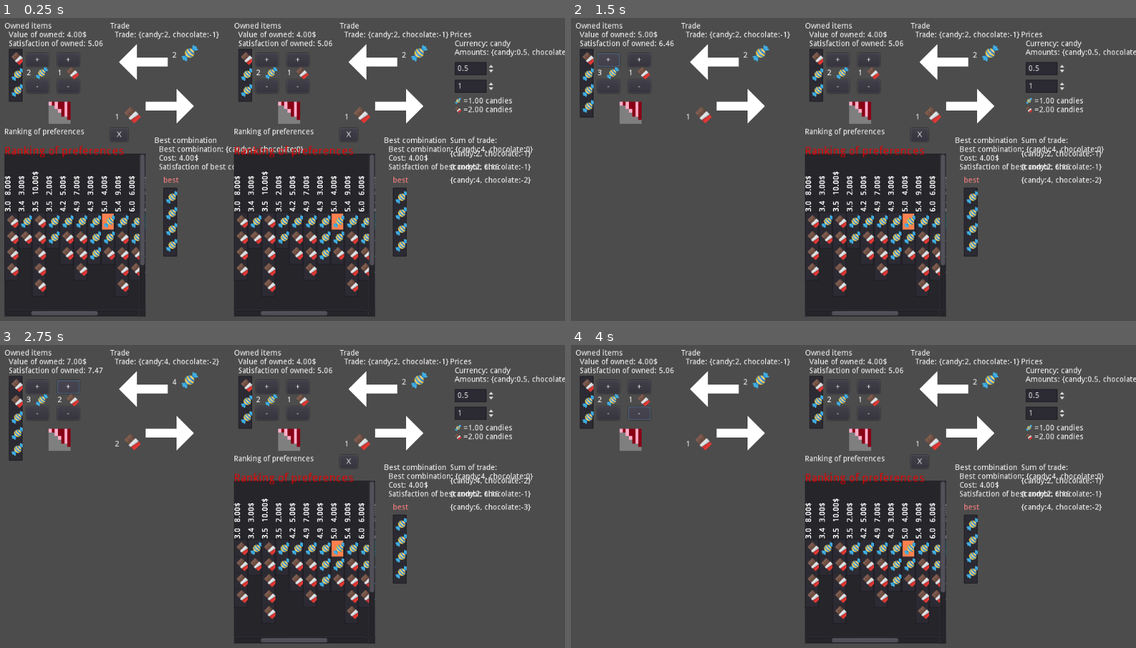
Above: before the commit, frames 1-4 (two rows, left to right).
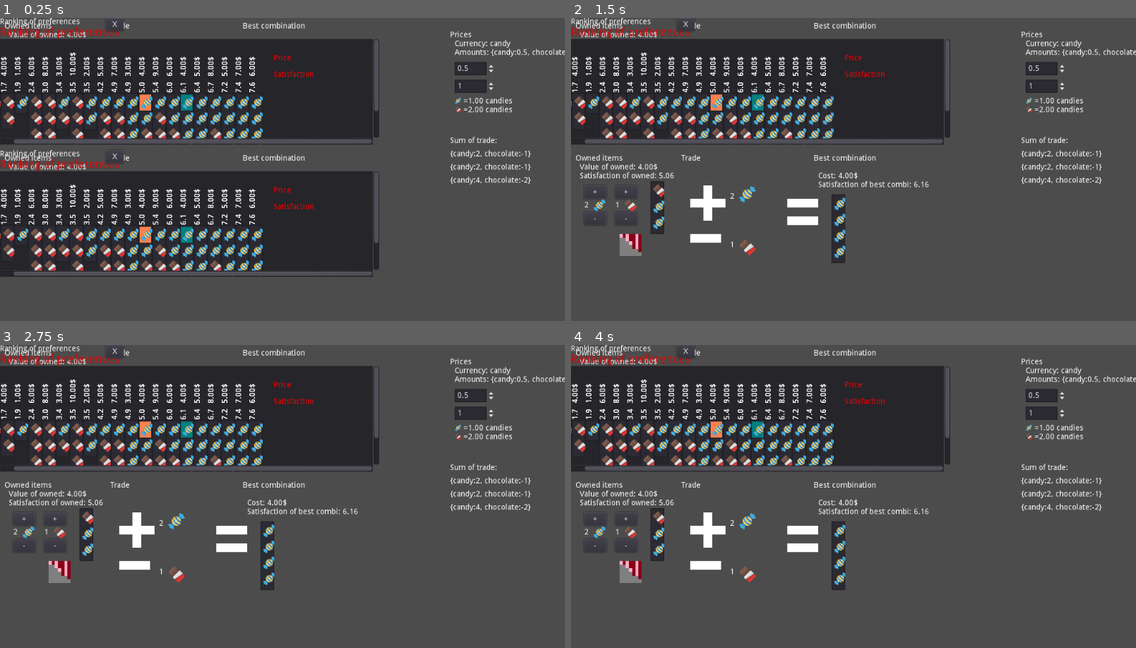
Above: after the commit, the same moments.

Repository: carlostgit/Prices
Game: Godot game, scene res://MainScene.tscn
The game is run twice, just before and just after one commit, with the same random seed, the same clock (stepped at 60 frames per second) and the same inputs. The engine's default icon, where the game draws it, is replaced by a stand-in: a white triangle on a blue panel in a dark square.
Inputs:
- Up to frame 1 (0.25 s): no input
- Up to frame 2 (1.5 s): click "X" at 0.5 s; click "+" at 1.25 s
- Up to frame 3 (2.75 s): click "+" at 2 s
- Up to frame 4 (4 s): click "-" at 2.75 s; click "-" at 3.5 s

The runs differ from the first frame. In frame 1, 46% of the frame differs, in the area x 0-95%, y 0-99%; in frame 2, 38%; in frame 3, 38%; in frame 4, 38%.

Commit message:
Reordeno las Person Scene, y la posición y forma del RankingOfPreferences y del BestCombination

Diff:
--- a/CombinationItemList.tscn
+++ b/CombinationItemList.tscn
@@ -6,15 +6,15 @@
 script = ExtResource( 1 )
 
 [node name="ScrollContainer" type="ScrollContainer" parent="."]
-margin_right = 256.0
-margin_bottom = 296.0
+margin_right = 688.0
+margin_bottom = 192.0
 mouse_filter = 1
 __meta__ = {
 "_edit_use_anchors_": false
 }
 
 [node name="Panel" type="Panel" parent="ScrollContainer"]
-margin_right = 500.0
-margin_bottom = 400.0
-rect_min_size = Vector2( 500, 400 )
+margin_right = 700.0
+margin_bottom = 250.0
+rect_min_size = Vector2( 700, 250 )
 mouse_filter = 1
--- a/MainScene.tscn
+++ b/MainScene.tscn
@@ -11,7 +11,7 @@
 [node name="PersonScene1" parent="." instance=ExtResource( 1 )]
 
 [node name="PersonScene2" parent="." instance=ExtResource( 1 )]
-position = Vector2( 416, 0 )
+position = Vector2( 0, 240 )
 
 [node name="PricesInfo" parent="." instance=ExtResource( 2 )]
 margin_left = 816.0
--- a/PersonScene.gd
+++ b/PersonScene.gd
@@ -159,7 +159,7 @@
 	var value_of_best_combi:float = Prices.calculate_combination_price(best_combination)
 	$BestCombination/LabelCost.set_text("Cost: "+ String(value_of_best_combi).pad_decimals(2)+"$")
 
-	$BestCombination/CombinationItem.init_with_combidict(best_combidict,"best",[])
+	$BestCombination/CombinationItem.init_with_combidict(best_combidict,"",[])
 
 func update_trade()->void:
 	var trade_combidict:Dictionary = _trade_calculator.calculate_trade_for_combidict(_owned_items_dict)
@@ -328,19 +328,15 @@
 
 func _on_ShowInfoRanking_pressed():
 	if false==$RankingOfPreferences.is_visible():
-		$BestCombination.show()
 		$RankingOfPreferences.show()
-		$OwnedItems.hide()
-	else:
-		$BestCombination.hide()
+	else:
 		$RankingOfPreferences.hide()
 		$OwnedItems.show()
 
+
 func _on_Button_pressed():
-	$BestCombination.hide()
 	$RankingOfPreferences.hide()
 	$OwnedItems.show()
-
 
 func _on_OwnedItems_signal_owned_candy_changed(num):
 	_owned_items_dict["candy"] = float(num)
--- a/PersonScene.tscn
+++ b/PersonScene.tscn
@@ -13,15 +13,28 @@
 script = ExtResource( 1 )
 
 [node name="BestCombination" type="Control" parent="."]
-margin_left = 280.0
-margin_top = 216.0
-margin_right = 464.0
-margin_bottom = 408.0
-__meta__ = {
-"_edit_use_anchors_": false
-}
+margin_left = 392.0
+margin_top = 8.0
+margin_right = 576.0
+margin_bottom = 200.0
+__meta__ = {
+"_edit_use_anchors_": false
+}
+
+[node name="Polygon2DSelling2" type="Polygon2D" parent="BestCombination"]
+position = Vector2( 80, 80 )
+rotation = 3.14159
+scale = Vector2( 1, -1 )
+polygon = PoolVector2Array( 24, 0, 24, 16, 40, 16, 64, 16, 80, 16, 80, 8, 80, 0, 64, 0, 40, 0 )
+
+[node name="Polygon2DSelling3" type="Polygon2D" parent="BestCombination"]
+position = Vector2( 80, 112 )
+rotation = 3.14159
+scale = Vector2( 1, -1 )
+polygon = PoolVector2Array( 24, 0, 24, 16, 40, 16, 64, 16, 80, 16, 80, 8, 80, 0, 64, 0, 40, 0 )
 
 [node name="LabelBestCombination" type="Label" parent="BestCombination"]
+visible = false
 margin_left = 8.0
 margin_top = 16.0
 margin_right = 160.0
@@ -32,9 +45,9 @@
 }
 
 [node name="LabelSatisfaction" type="Label" parent="BestCombination"]
-margin_left = 8.0
+margin_left = 56.0
 margin_top = 48.0
-margin_right = 120.0
+margin_right = 168.0
 margin_bottom = 64.0
 text = "LabelSatisfaction"
 __meta__ = {
@@ -42,9 +55,9 @@
 }
 
 [node name="LabelCost" type="Label" parent="BestCombination"]
-margin_left = 8.0
+margin_left = 56.0
 margin_top = 32.0
-margin_right = 80.0
+margin_right = 128.0
 margin_bottom = 48.0
 text = "LabelCost"
 __meta__ = {
@@ -52,7 +65,8 @@
 }
 
 [node name="LabelTitle" type="Label" parent="BestCombination"]
-margin_right = 120.0
+margin_left = 48.0
+margin_right = 168.0
 margin_bottom = 16.0
 text = "Best combination"
 __meta__ = {
@@ -60,15 +74,15 @@
 }
 
 [node name="CombinationItem" parent="BestCombination" instance=ExtResource( 3 )]
-margin_left = 16.0
+margin_left = 80.0
 margin_top = 72.0
-margin_right = 64.0
-margin_bottom = 224.0
+margin_right = 128.0
+margin_bottom = 184.0
 
 [node name="Trade" type="Control" parent="."]
 margin_left = 192.0
 margin_top = 8.0
-margin_right = 368.0
+margin_right = 344.0
 margin_bottom = 192.0
 script = ExtResource( 7 )
 __meta__ = {
@@ -76,6 +90,7 @@
 }
 
 [node name="LabelTrade" type="Label" parent="Trade"]
+visible = false
 margin_left = 16.0
 margin_top = 16.0
 margin_right = 88.0
@@ -95,94 +110,227 @@
 }
 
 [node name="Polygon2DBuying" type="Polygon2D" parent="Trade"]
-position = Vector2( 32, 64 )
-polygon = PoolVector2Array( -8, 8, 24, 40, 24, 16, 80, 16, 80, 0, 24, 0, 24, -24 )
+position = Vector2( 24, 80 )
+polygon = PoolVector2Array( 24, -24, 24, 0, 0, 0, 0, 16, 24, 16, 24, 40, 40, 40, 40, 16, 64, 16, 64, 0, 40, 0, 40, -24 )
 
 [node name="Polygon2DSelling" type="Polygon2D" parent="Trade"]
-position = Vector2( 152, 144 )
+position = Vector2( 104, 144 )
 scale = Vector2( -1, 1 )
-polygon = PoolVector2Array( -8, 8, 24, 40, 24, 16, 80, 16, 80, 8, 80, 0, 24, 0, 24, -24 )
+polygon = PoolVector2Array( 24, 0, 24, 16, 40, 16, 64, 16, 80, 16, 80, 8, 80, 0, 64, 0, 40, 0 )
 
 [node name="chocolateBuying" type="Sprite" parent="Trade"]
-position = Vector2( 152, 96 )
+position = Vector2( 128, 104 )
 scale = Vector2( 0.5, 0.5 )
 texture = ExtResource( 5 )
 
 [node name="chocolateSelling" type="Sprite" parent="Trade"]
-position = Vector2( 48, 168 )
+position = Vector2( 128, 168 )
 scale = Vector2( 0.5, 0.5 )
 texture = ExtResource( 5 )
 
 [node name="candyBuying" type="Sprite" parent="Trade"]
-position = Vector2( 152, 56 )
+position = Vector2( 128, 72 )
 scale = Vector2( 0.5, 0.5 )
 texture = ExtResource( 6 )
 
 [node name="candySelling" type="Sprite" parent="Trade"]
-position = Vector2( 48, 136 )
+position = Vector2( 128, 136 )
 scale = Vector2( 0.5, 0.5 )
 texture = ExtResource( 6 )
 
 [node name="LabelCandyBuying" type="Label" parent="Trade"]
-margin_left = 112.0
+margin_left = 88.0
+margin_top = 64.0
+margin_right = 112.0
+margin_bottom = 88.0
+text = "0"
+align = 1
+valign = 1
+__meta__ = {
+"_edit_use_anchors_": false
+}
+
+[node name="LabelCandySelling" type="Label" parent="Trade"]
+margin_left = 88.0
+margin_top = 128.0
+margin_right = 112.0
+margin_bottom = 152.0
+text = "0"
+align = 1
+valign = 1
+__meta__ = {
+"_edit_use_anchors_": false
+}
+
+[node name="LabelChocolateBuying" type="Label" parent="Trade"]
+margin_left = 88.0
+margin_top = 88.0
+margin_right = 112.0
+margin_bottom = 112.0
+text = "0"
+align = 1
+valign = 1
+__meta__ = {
+"_edit_use_anchors_": false
+}
+
+[node name="LabelChocolateSelling" type="Label" parent="Trade"]
+margin_left = 88.0
+margin_top = 152.0
+margin_right = 112.0
+margin_bottom = 176.0
+text = "0"
+align = 1
+valign = 1
+__meta__ = {
+"_edit_use_anchors_": false
+}
+
+[node name="OwnedItems" type="Control" parent="."]
+margin_left = 8.0
+margin_top = 8.0
+margin_right = 192.0
+margin_bottom = 192.0
+mouse_filter = 1
+script = ExtResource( 8 )
+__meta__ = {
+"_edit_use_anchors_": false
+}
+
+[node name="LabelValueOfOwned" type="Label" parent="OwnedItems"]
+margin_left = 8.0
+margin_top = 16.0
+margin_right = 144.0
+margin_bottom = 32.0
+text = "LabelValueOfOwned"
+__meta__ = {
+"_edit_use_anchors_": false
+}
+
+[node name="LabelSatisfaction" type="Label" parent="OwnedItems"]
+margin_left = 8.0
+margin_top = 32.0
+margin_right = 120.0
+margin_bottom = 48.0
+text = "LabelSatisfaction"
+__meta__ = {
+"_edit_use_anchors_": false
+}
+
+[node name="LabelTitle" type="Label" parent="OwnedItems"]
+margin_right = 96.0
+margin_bottom = 16.0
+text = "Owned items"
+__meta__ = {
+"_edit_use_anchors_": false
+}
+
+[node name="CombinationItem" parent="OwnedItems" instance=ExtResource( 3 )]
+margin_left = 136.0
 margin_top = 48.0
-margin_right = 136.0
-margin_bottom = 72.0
-text = "0"
-align = 1
-valign = 1
-__meta__ = {
-"_edit_use_anchors_": false
-}
-
-[node name="LabelCandySelling" type="Label" parent="Trade"]
-margin_left = 8.0
-margin_top = 128.0
+margin_right = 184.0
+margin_bottom = 168.0
+
+[node name="ButtonCandyPlus" type="Button" parent="OwnedItems"]
+margin_left = 16.0
+margin_top = 56.0
+margin_right = 56.0
+margin_bottom = 80.0
+text = "+"
+__meta__ = {
+"_edit_use_anchors_": false
+}
+
+[node name="ButtonChocolatePlus" type="Button" parent="OwnedItems"]
+margin_left = 72.0
+margin_top = 56.0
+margin_right = 112.0
+margin_bottom = 80.0
+text = "+"
+__meta__ = {
+"_edit_use_anchors_": false
+}
+
+[node name="ButtonCandyMinus" type="Button" parent="OwnedItems"]
+margin_left = 16.0
+margin_top = 104.0
+margin_right = 56.0
+margin_bottom = 128.0
+text = "-"
+__meta__ = {
+"_edit_use_anchors_": false
+}
+
+[node name="ButtonChocolateMinus" type="Button" parent="OwnedItems"]
+margin_left = 72.0
+margin_top = 104.0
+margin_right = 112.0
+margin_bottom = 128.0
+text = "-"
+
+[node name="TextureButton" type="TextureButton" parent="OwnedItems"]
+margin_left = 32.0
+margin_top = 80.0
+margin_right = 56.0
+margin_bottom = 104.0
+texture_normal = ExtResource( 6 )
+expand = true
+__meta__ = {
+"_edit_use_anchors_": false
+}
+
+[node name="TextureButton2" type="TextureButton" parent="OwnedItems"]
+margin_left = 88.0
+margin_top = 80.0
+margin_right = 112.0
+margin_bottom = 104.0
+texture_normal = ExtResource( 5 )
+expand = true
+__meta__ = {
+"_edit_use_anchors_": false
+}
+
+[node name="LabelOwnedCandy" type="Label" parent="OwnedItems"]
+margin_left = 8.0
+margin_top = 80.0
 margin_right = 32.0
-margin_bottom = 152.0
-text = "0"
-align = 1
-valign = 1
-__meta__ = {
-"_edit_use_anchors_": false
-}
-
-[node name="LabelChocolateBuying" type="Label" parent="Trade"]
-margin_left = 112.0
+margin_bottom = 104.0
+size_flags_horizontal = 0
+text = "0"
+align = 1
+valign = 1
+
+[node name="LabelOwnedChocolate" type="Label" parent="OwnedItems"]
+margin_left = 64.0
 margin_top = 80.0
-margin_right = 136.0
+margin_right = 88.0
 margin_bottom = 104.0
-text = "0"
-align = 1
-valign = 1
-__meta__ = {
-"_edit_use_anchors_": false
-}
-
-[node name="LabelChocolateSelling" type="Label" parent="Trade"]
-margin_left = 8.0
-margin_top = 160.0
-margin_right = 32.0
-margin_bottom = 184.0
-text = "0"
-align = 1
-valign = 1
+size_flags_horizontal = 0
+text = "0"
+align = 1
+valign = 1
+
+[node name="ShowInfoRanking" type="TextureButton" parent="."]
+margin_left = 88.0
+margin_top = 152.0
+margin_right = 128.0
+margin_bottom = 192.0
+texture_normal = ExtResource( 2 )
+expand = true
 __meta__ = {
 "_edit_use_anchors_": false
 }
 
 [node name="RankingOfPreferences" type="Control" parent="."]
-margin_left = 8.0
-margin_top = 200.0
-margin_right = 264.0
-margin_bottom = 512.0
+margin_right = 432.0
+margin_bottom = 216.0
 mouse_filter = 1
 __meta__ = {
 "_edit_use_anchors_": false
 }
 
 [node name="CombinationSatisfaction" parent="RankingOfPreferences" instance=ExtResource( 4 )]
-position = Vector2( 0, 16 )
+position = Vector2( 0, 8 )
 
 [node name="LabelTitle" type="Label" parent="RankingOfPreferences"]
 margin_right = 152.0
@@ -198,142 +346,9 @@
 margin_right = 224.0
 margin_bottom = 24.0
 text = "X"
-
-[node name="OwnedItems" type="Control" parent="."]
-margin_left = 8.0
-margin_top = 8.0
-margin_right = 152.0
-margin_bottom = 192.0
-mouse_filter = 1
-script = ExtResource( 8 )
-__meta__ = {
-"_edit_use_anchors_": false
-}
-
-[node name="LabelValueOfOwned" type="Label" parent="OwnedItems"]
-margin_left = 8.0
-margin_top = 16.0
-margin_right = 144.0
-margin_bottom = 32.0
-text = "LabelValueOfOwned"
-__meta__ = {
-"_edit_use_anchors_": false
-}
-
-[node name="LabelSatisfaction" type="Label" parent="OwnedItems"]
-margin_left = 8.0
-margin_top = 32.0
-margin_right = 120.0
-margin_bottom = 48.0
-text = "LabelSatisfaction"
-__meta__ = {
-"_edit_use_anchors_": false
-}
-
-[node name="LabelTitle" type="Label" parent="OwnedItems"]
-margin_right = 96.0
-margin_bottom = 16.0
-text = "Owned items"
-__meta__ = {
-"_edit_use_anchors_": false
-}
-
-[node name="CombinationItem" parent="OwnedItems" instance=ExtResource( 3 )]
-margin_left = 8.0
-margin_top = 48.0
-margin_right = 56.0
-margin_bottom = 168.0
-
-[node name="ButtonCandyPlus" type="Button" parent="OwnedItems"]
-margin_left = 40.0
-margin_top = 56.0
-margin_right = 80.0
-margin_bottom = 80.0
-text = "+"
-__meta__ = {
-"_edit_use_anchors_": false
-}
-
-[node name="ButtonChocolatePlus" type="Button" parent="OwnedItems"]
-margin_left = 96.0
-margin_top = 56.0
-margin_right = 136.0
-margin_bottom = 80.0
-text = "+"
-__meta__ = {
-"_edit_use_anchors_": false
-}
-
-[node name="ButtonCandyMinus" type="Button" parent="OwnedItems"]
-margin_left = 40.0
-margin_top = 104.0
-margin_right = 80.0
-margin_bottom = 128.0
-text = "-"
-__meta__ = {
-"_edit_use_anchors_": false
-}
-
-[node name="ButtonChocolateMinus" type="Button" parent="OwnedItems"]
-margin_left = 96.0
-margin_top = 104.0
-margin_right = 136.0
-margin_bottom = 128.0
-text = "-"
-
-[node name="TextureButton" type="TextureButton" parent="OwnedItems"]
-margin_left = 56.0
-margin_top = 80.0
-margin_right = 80.0
-margin_bottom = 104.0
-texture_normal = ExtResource( 6 )
-expand = true
-__meta__ = {
-"_edit_use_anchors_": false
-}
-
-[node name="TextureButton2" type="TextureButton" parent="OwnedItems"]
-margin_left = 112.0
-margin_top = 80.0
-margin_right = 136.0
-margin_bottom = 104.0
-texture_normal = ExtResource( 5 )
-expand = true
-__meta__ = {
-"_edit_use_anchors_": false
-}
-
-[node name="LabelOwnedCandy" type="Label" parent="OwnedItems"]
-margin_left = 32.0
-margin_top = 80.0
-margin_right = 56.0
-margin_bottom = 104.0
-size_flags_horizontal = 0
-text = "0"
-align = 1
-valign = 1
-
-[node name="LabelOwnedChocolate" type="Label" parent="OwnedItems"]
-margin_left = 88.0
-margin_top = 80.0
-margin_right = 112.0
-margin_bottom = 104.0
-size_flags_horizontal = 0
-text = "0"
-align = 1
-valign = 1
-
-[node name="ShowInfoRanking" type="TextureButton" parent="."]
-margin_left = 88.0
-margin_top = 152.0
-margin_right = 128.0
-margin_bottom = 192.0
-texture_normal = ExtResource( 2 )
-expand = true
-__meta__ = {
-"_edit_use_anchors_": false
-}
-[connection signal="pressed" from="RankingOfPreferences/Button" to="." method="_on_Button_pressed"]
+__meta__ = {
+"_edit_use_anchors_": false
+}
 [connection signal="signal_owned_candy_changed" from="OwnedItems" to="." method="_on_OwnedItems_signal_owned_candy_changed"]
 [connection signal="signal_owned_chocolate_changed" from="OwnedItems" to="." method="_on_OwnedItems_signal_owned_chocolate_changed"]
 [connection signal="pressed" from="OwnedItems/ButtonCandyPlus" to="OwnedItems" method="_on_ButtonCandyPlus_pressed"]
@@ -341,3 +356,4 @@
 [connection signal="pressed" from="OwnedItems/ButtonCandyMinus" to="OwnedItems" method="_on_ButtonCandyMinus_pressed"]
 [connection signal="pressed" from="OwnedItems/ButtonChocolateMinus" to="OwnedItems" method="_on_ButtonChocolateMinus_pressed"]
 [connection signal="pressed" from="ShowInfoRanking" to="." method="_on_ShowInfoRanking_pressed"]
+[connection signal="pressed" from="RankingOfPreferences/Button" to="." method="_on_Button_pressed"]
